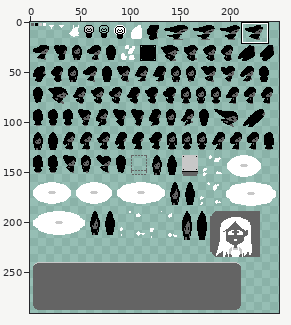
One commit to this sprite sheet: assets/textures.png. Above: a wide view before the commit, with the close-up outlined.
Close-up. The starting point:
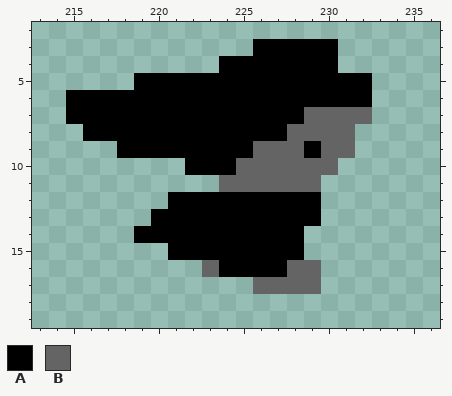
The file is 249x291 pixels. Shown: x 213..236, y 2..19. The commit also changed other parts of the picture, which this record leaves out.
Palette (. is transparent): A #000000  B #646464
Pixels before, first column x 215:
 3 ...........AAAAA..
 4 .........AAAAAAA..
 5 ....AAAAAAAAAAAAAA
 6 AAAAAAAAAAAAAAAAAA
 7 AAAAAAAAAAAAAABBBB
 8 .AAAAAAAAAAAABBBB.
 9 ...AAAAAAAABBBABB.
10 .......AAABBBBBB..
11 .........BBBBBB...
12 ......AAAAAAAAA...
13 .....AAAAAAAAAA...
14 ....AAAAAAAAAA....
15 ......AAAAAAAA....
16 ........BAAAABB...
17 ...........BBBB...
After:
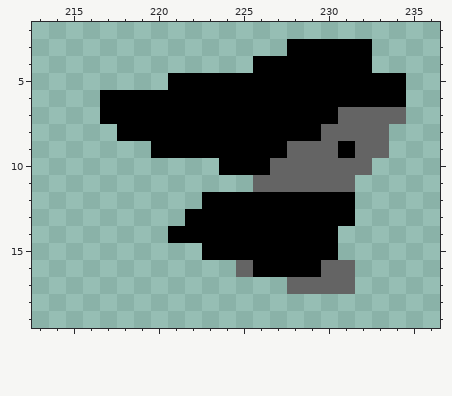
What changed:
There is now colour A in rows 3 to 4 at x 231 to 232; in rows 5 to 6 at x 233 to 234; in rows 12 to 13 at x 230 to 231; in rows 14 to 15 at x 229 to 230.
The edit turns colour B into colour A in row 7 at x 229 to 230; in row 8 at x 228 to 229; in row 9 at x 226 to 227 and 231; in row 10 at x 225 to 226; in row 16 at x 228 to 229.
There is now colour B in row 7 at x 233 to 234; in rows 8 to 9 at x 232 to 233; in row 10 at x 231 to 232; in row 11 at x 230 to 231; in rows 16 to 17 at x 230 to 231.
The edit turns colour A into colour B in row 9 at x 229; in row 16 at x 225.
Colour A is removed in row 3 at x 226 to 227; in row 4 at x 224 to 225; in row 5 at x 219 to 220; in rows 6 to 7 at x 215 to 216; in row 8 at x 216 to 217; in row 9 at x 218 to 219.
Colour A is removed in row 10 at x 222 to 223; in row 12 at x 221 to 222; in row 13 at x 220 to 221; in row 14 at x 219 to 220; in row 15 at x 221 to 222; in row 16 at x 224.
Colour B is removed in row 11 at x 224 to 225; in row 16 at x 223; in row 17 at x 226 to 227.
Where, in picture pixels (left, top, right, bottom), the same in both close-ups:
changed: (66, 39, 406, 294)
